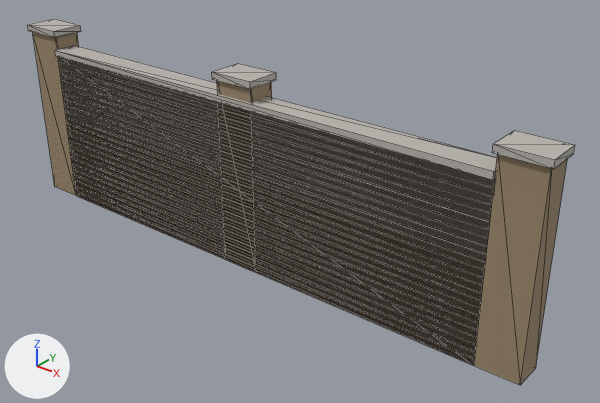
Before and after pictures for a commit that changed the glTF model wall/wall.glb.
Before and after are seen from a 50 mm camera at (8.32, -5.62, 4.5) aimed at (3.51, 0.39, 0.77). The lights are fixed; the arrows at lower left show +X, +Y and +Z. The picture after the commit comes second. Mesh edges are drawn as thin lines. Vertices at exactly the same position are counted once.

The first picture shows 'Core'.
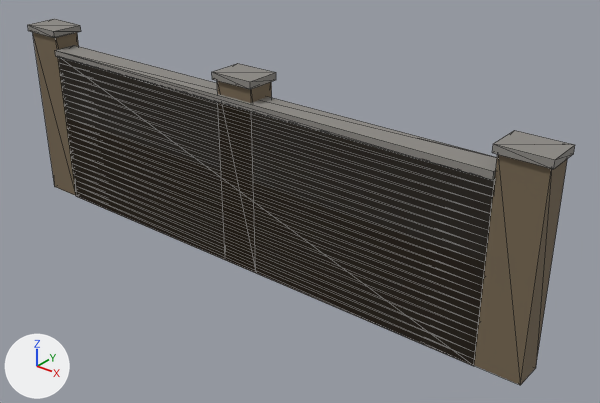
Changed parts and their boxes (x1, y1, x2, y2) in the pictures (600 x 403 px; the box of a moved part takes in the faces that stretch with it):
part 1 of me_cube, moved or reshaped: before (58, 59, 494, 365); after (58, 57, 494, 366)
part 2 of me_cube, recoloured: (28, 19, 575, 385) in both

What the commit changed:
me_cube is used by ob_core; location (3.0, 0.107, 0.9).
me_cube had 250 vertices, 382 faces and spanned x -3.25..3.25, y -0.14..0.23, z -0.9..1.2.
me_cube now has 226 vertices, 384 faces and spans x -3.25..3.25, y -0.14..0.23, z -0.9..1.2.
Part 1, on me_cube:
76 vertices are removed from x -2.78..2.78, y -0.11..0.11, z -0.82..0.89.
208 faces are deleted.
4 vertices move from x -2.78..2.78, y -0.11..0.11, z 0.23..0.36 to x -2.78..2.78, y -0.11..0.11, z 0.22..0.37.
26 new vertices lie (0.0, 0.0, -0.08) away from vertices in x -2.78..2.78, y -0.11..0.11, z -0.75..0.45.
20 new vertices lie (0.0, 0.0, -0.07) away from vertices in x -2.78..2.78, y -0.11..0.11, z -0.83..0.52.
6 new vertices lie (0.0, 0.0, 0.08) away from vertices in x -2.78..2.78, y -0.11..0.11, z 0.29..0.82.
210 new faces join them.
me_cube part 2: 178 kept faces spanning x -3.25..3.25, y -0.14..0.23, z -0.9..1.2 get new vertex colours.
